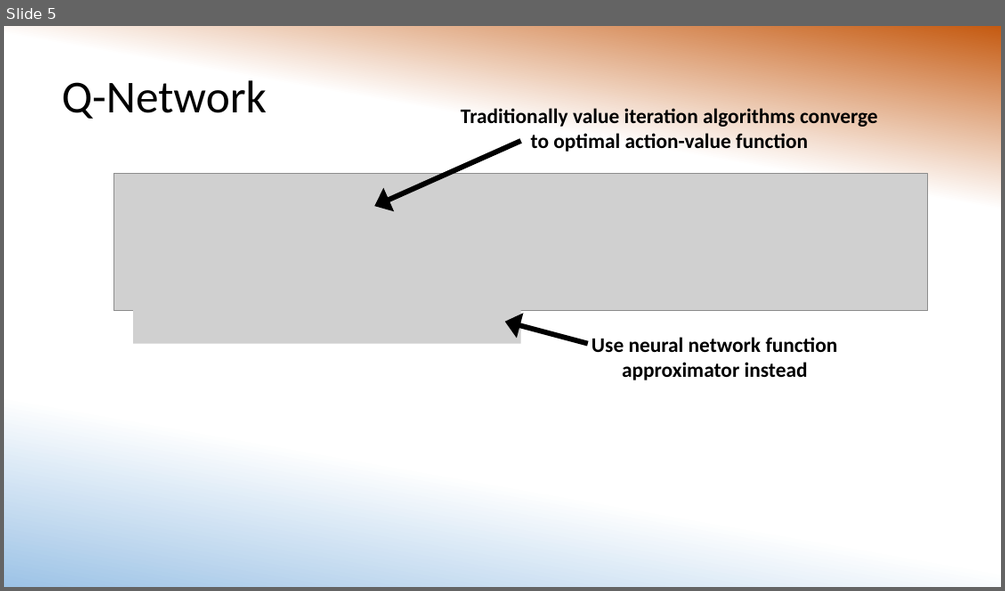
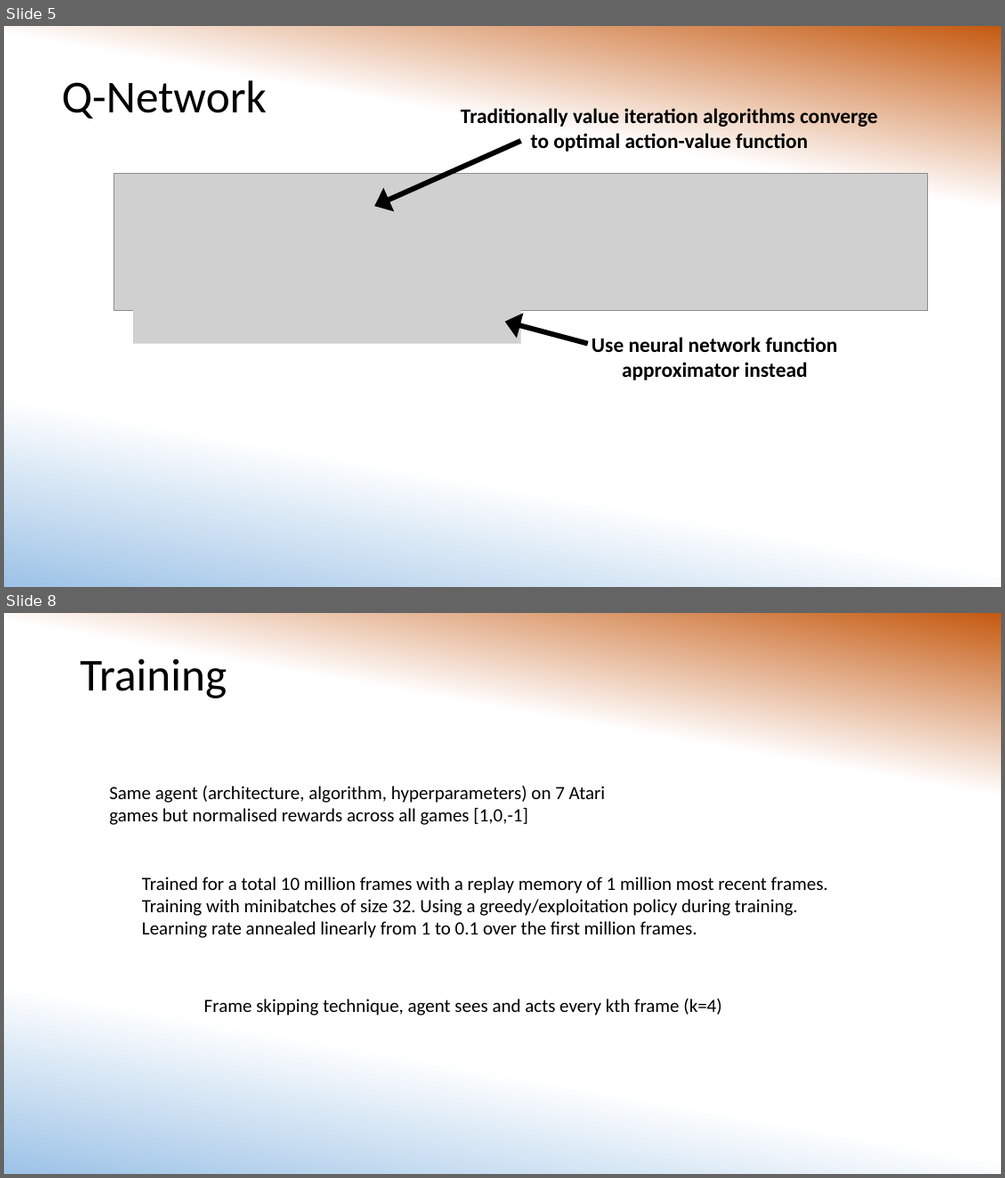
Before and after one commit to MorganMWJ/sem1020-paper-presentations, a slide deck: DQN/dqn_slides.pptx. Shown one above the other, each under a label of ours: slide 5 before the commit, slides 5 and 8 after it; the slides between them are not shown. The pictures are 1005x591 and 1005x1178 pixels, drawn with LibreOffice and Linux fonts; fonts in the diff are those of the drawing; grey boxes stand for pictures. Boxes give left, top, right and bottom in pixels: in the first picture for what was removed or moved away, otherwise in the second. Text is boxed around its words. In the diff, an @@ line names an element or a change of style, - is before the commit and + after.

Commit message:
Added architecture & training section

```diff
--- a/DQN/dqn_slides.pptx
+++ b/DQN/dqn_slides.pptx
@@ slide 8 added at [4,613,1001,1174], background gradient #C55A11 to #FFFFFF to #9DC3E6 @@
@@ title added at [80,658,226,698], 44 pt, text #000000 @@
+Training
@@ text added at [109,786,606,825], 18 pt, text #000000 @@
+Same agent (architecture, algorithm, hyperparameters) on 7 Atari games but normalised rewards across all games [1,0,-1]
@@ text added at [142,876,828,938], 18 pt, text #000000 @@
+Trained for a total 10 million frames with a replay memory of 1 million most recent frames.
+Training with minibatches of size 32. Using a greedy/exploitation policy during training. Learning rate annealed linearly from 1 to 0.1 over the first million frames.
@@ text added at [204,998,721,1015], 18 pt, text #000000 @@
+Frame skipping technique, agent sees and acts every kth frame (k=4)
```
Also in this commit, not shown: 2 slides changed, 1 other slide added.
